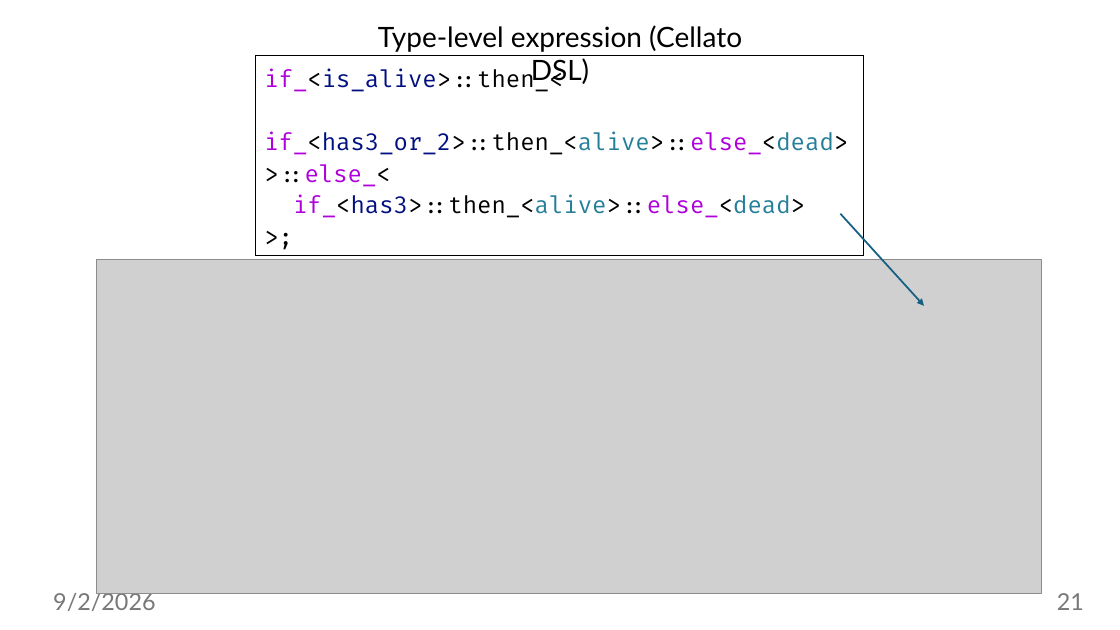
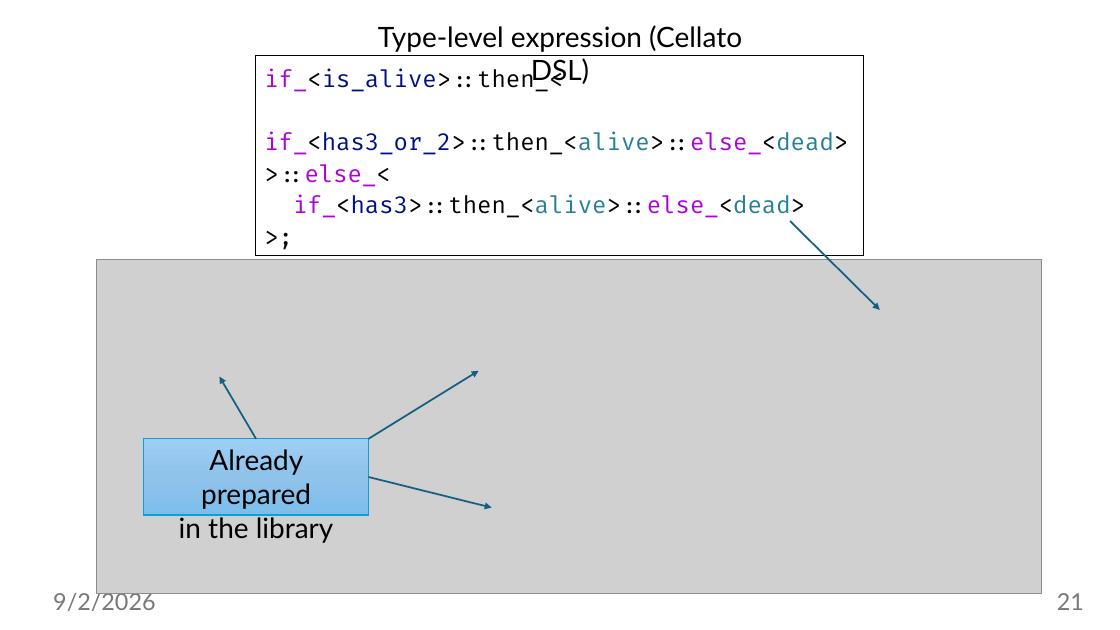
Before and after one commit to jiriklepl/phd-thesis, a slide deck: slide 21 of slides/Optimizing Memory Layouts and Traversal Orders in High-Performance Computing.pptx. Drawn at 1120x630 pixels with LibreOffice and Linux fonts; fonts in the diff are those of the drawing; grey boxes stand for pictures. Boxes give left, top, right and bottom in pixels: in the first picture for what was removed or moved away, otherwise in the second. Text is boxed around its words. In the diff, an @@ line names an element or a change of style, - is before the commit and + after.

```diff
--- a/slides/Optimizing Memory Layouts and Traversal Orders in High-Performance Computing.pptx
+++ b/slides/Optimizing Memory Layouts and Traversal Orders in High-Performance Computing.pptx
@@ arrow moved from (840, 213) - (924, 306) to (791, 221) - (880, 310) @@
@@ arrow added from (256, 439) to (219, 376), #156082 1.5 pt @@
@@ arrow added from (369, 439) to (479, 371), #156082 1.5 pt @@
@@ rectangle added at (144, 439, 369, 515), fill gradient #9ECFF5 to #90C4EB to #7CBEED, outline #0F9ED5 1 pt, 24 pt, text #000000 @@
+Already prepared
+in the library
@@ arrow added from (369, 477) to (492, 507), #156082 1.5 pt @@
```
Also in this commit, not shown: 16 other slides changed.
